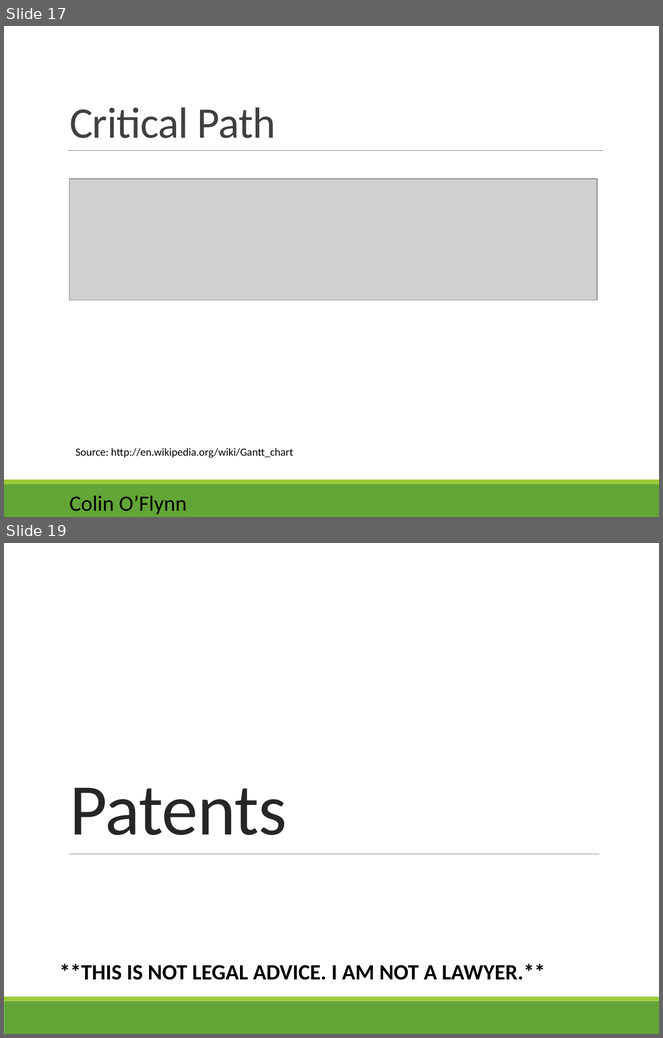
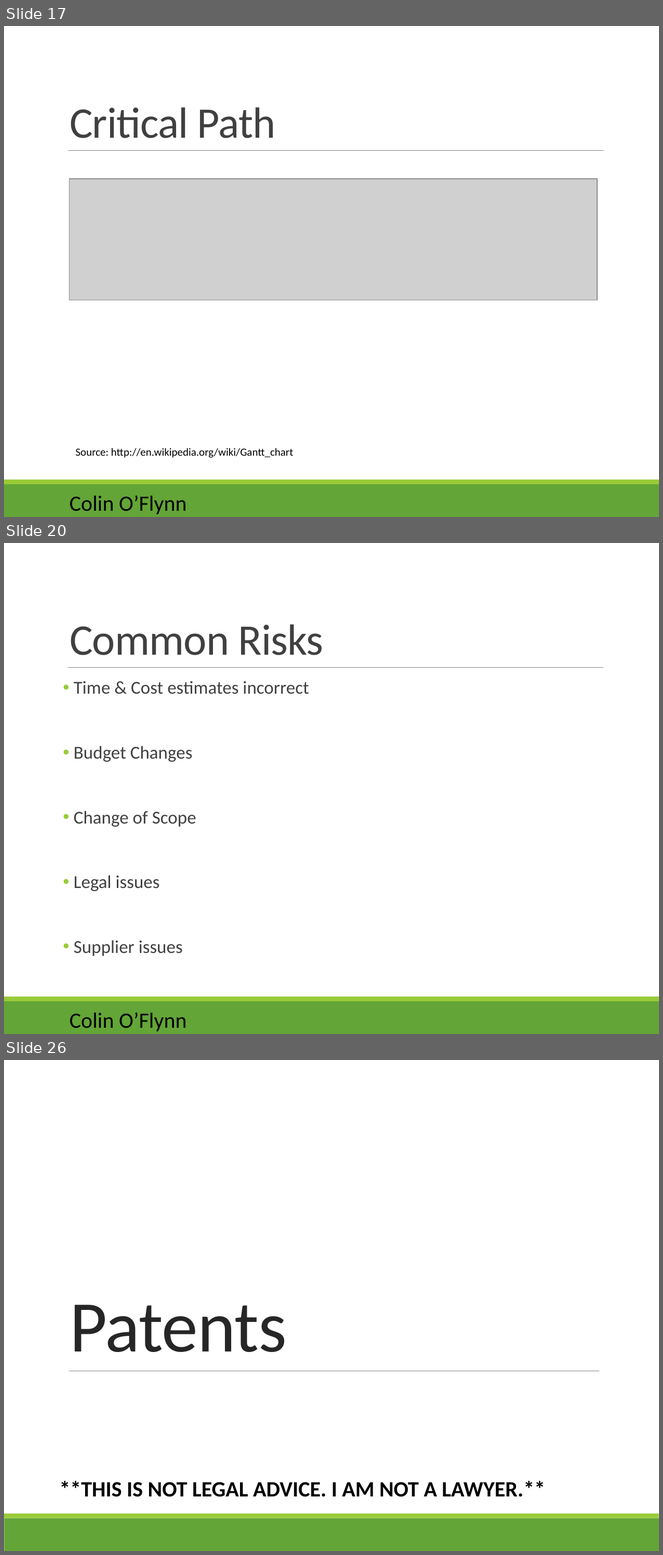
Before and after one commit to colinoflynn/eced3901, a slide deck: 2015/Lectures/ECED 3901 - 03 - Project Managment.pptx. Shown one above the other, each under a label of ours: slides 17 and 19 before the commit, slides 17, 20 and 26 after it; the slides between them are not shown. The pictures are 663x1038 and 663x1555 pixels, drawn with LibreOffice and Linux fonts; fonts in the diff are those of the drawing; grey boxes stand for pictures. Boxes give left, top, right and bottom in pixels: in the first picture for what was removed or moved away, otherwise in the second. Text is boxed around its words. In the diff, an @@ line names an element or a change of style, - is before the commit and + after.

```diff
--- a/2015/Lectures/ECED 3901 - 03 - Project Managment.pptx
+++ b/2015/Lectures/ECED 3901 - 03 - Project Managment.pptx
@@ slide 20 added at (4,543,659,1034), background #FFFFFF; not listed: 4 template elements that a slide beside it also shows @@
@@ title added at (70,624,323,655), 48 pt, text #404040 @@
+Common Risks
@@ text added at (74,681,309,956), 20 pt, text #404040 @@
+• Time & Cost estimates incorrect
+• Budget Changes
+• Change of Scope
+• Legal issues
+• Supplier issues
@@ what was slide 19 is now slide 26 @@
```
Also in this commit, not shown: 4 slides changed, 8 other slides added, 1 other file.
